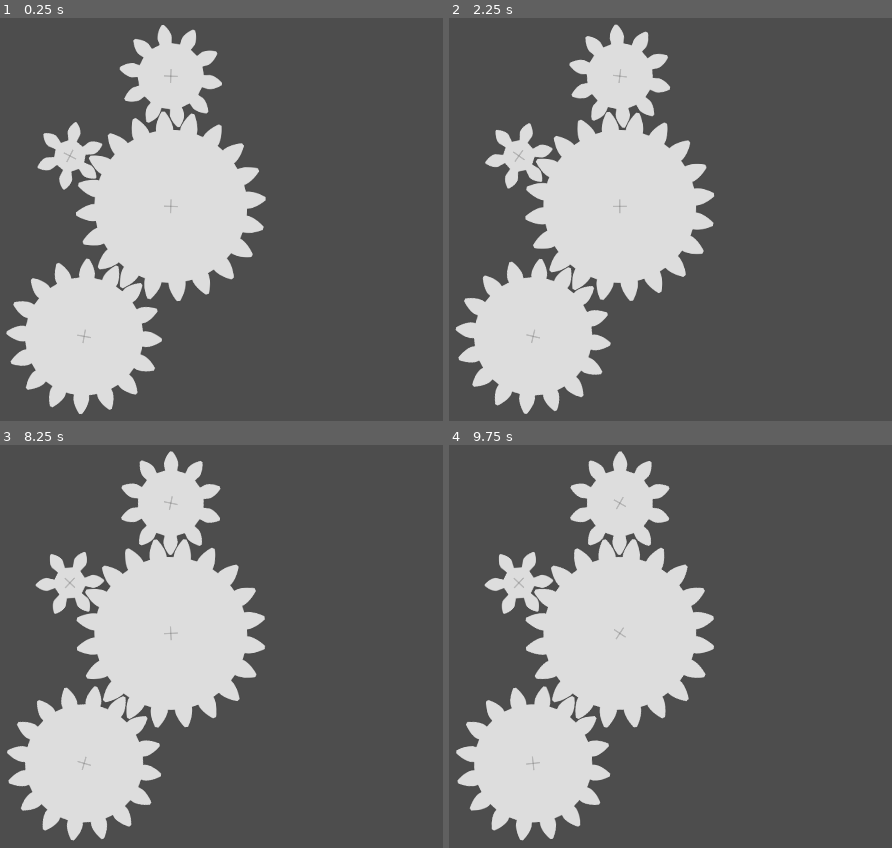
Above: before the commit, frames 1-4 (two rows, left to right).
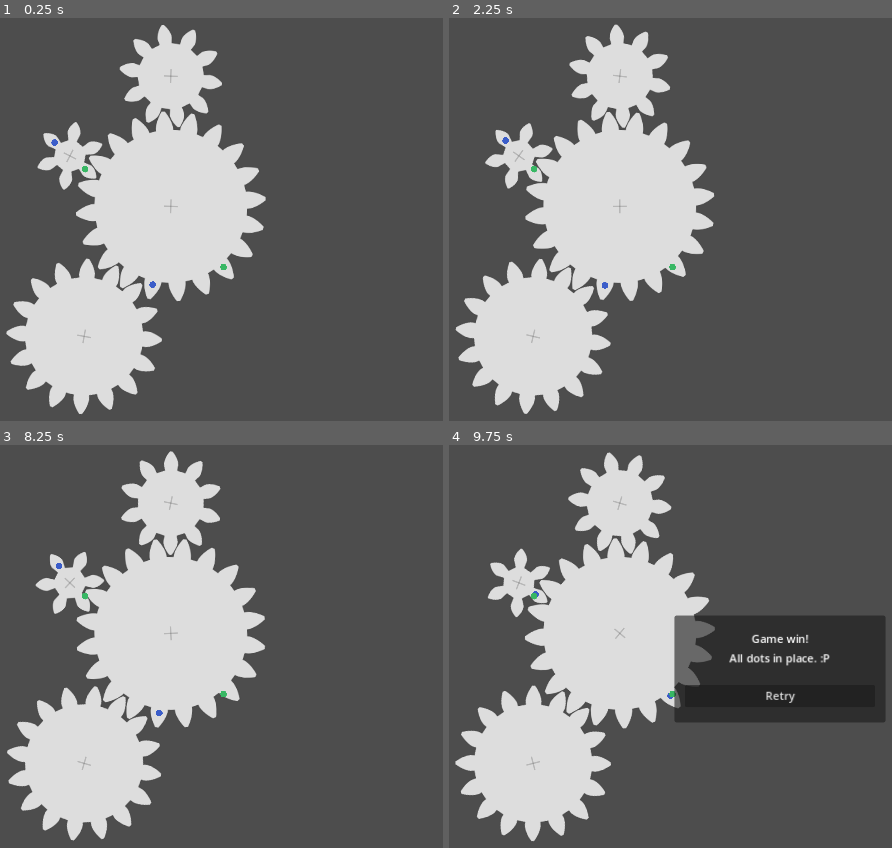
Above: after the commit, the same moments.

Repository: rockgem/yugen-gears
Game: Godot game, scene res://scenes/Main.tscn
Two runs of this game, one before a commit and one after it. Both use one fixed random seed, a clock stepped at 60 frames per second and the inputs below.
Inputs (mouse positions are in pixels of both pictures, inside the frame that each line leads up to):
- Up to frame 1 (0.25 s): no input
- Up to frame 2 (2.25 s): tap Enter at 0.5, 2 s; move the mouse to (741, 332) at 0.52 s; click (741, 332) at 0.67 s; tap Space at 1.25 s; move the mouse to (outside the picture) at 1.27 s; click (outside the picture) at 1.42 s; move the mouse to (542, 175) at 2.02 s; click (542, 175) at 2.17 s
- Up to frame 3 (8.25 s): tap Space at 2.75, 4.25 s; move the mouse to (372, 670) at 2.77 s; click (372, 670) at 2.92 s; tap Enter at 3.5 s; move the mouse to (212, 557) at 3.52 s; click (212, 557) at 3.67 s; move the mouse to (outside the picture) at 4.27 s; click (outside the picture) at 4.42 s; move the mouse to (172, 690) at 5.02 s; click (172, 690) at 5.17 s; move the mouse to (411, 569) at 5.77 s; click (411, 569) at 5.92 s; move the mouse to (292, 759) at 6.52 s; click (292, 759) at 6.67 s; move the mouse to (outside the picture) at 7.27 s; click (outside the picture) at 7.42 s; move the mouse to (93, 602) at 8.02 s; click (93, 602) at 8.17 s
- Up to frame 4 (9.75 s): move the mouse to (821, 670) at 8.77 s; click (821, 670) at 8.92 s; move the mouse to (661, 557) at 9.52 s; click (661, 557) at 9.67 s

The runs differ from the first frame. In frame 1, less than 0.1% of the frame differs, in the area x 11-52%, y 30-67%; in frame 2, less than 0.1%; in frame 3, less than 0.1%; in frame 4, 21%, in the area x 1-99%, y 1-99%.

Commit message:
fix offsets

Diff:
--- a/actors/Gear.gd
+++ b/actors/Gear.gd
@@ -21,7 +21,7 @@
 		if data.has('dot'):
 			for gear_data in data['dot']:
 				var dot = load("res://actors/Dot.tscn").instantiate()
-				dot.get_node('Sprite2D').position.x = data['container_dims'] / 2 - 16.0
+				dot.get_node('Sprite2D').position.x = data['container_dims'] / 2 + 4.0
 				dot.get_node('Sprite2D').position.y += gear_data['offset']
 
 				dot.rotation_degrees = (360 / data['n_teeth']) * gear_data['teeth_index']
--- a/reso/gear_input.json
+++ b/reso/gear_input.json
@@ -42,12 +42,12 @@
 	"dot": [
 		{
 		"color": "blue",
-		"offset": -10.0,
+		"offset": -8.0,
 		"teeth_index": 2
 		},
 		{
 		"color": "green",
-		"offset": -10.0,
+		"offset": -8.0,
 		"teeth_index": 5
 		}
 	]
--- a/scenes/Main.gd
+++ b/scenes/Main.gd
@@ -5,6 +5,8 @@
 
 
 func _ready() -> void:
+	ManagerGame.main_ref = self
+
 	ManagerGame.generate_imgs_and_data()
 
 	for gear in ManagerGame.final_json:
@@ -14,15 +16,15 @@
 		add_child(g)
 
 
-#func _physics_process(delta: float) -> void:
-	#var all_dots_in = true
-	#for dot in get_tree().get_nodes_in_group('Dot'):
-		#if dot.has_dot == false:
-			#all_dots_in = false
-			#break
-	#
-	#if all_dots_in:
-		#ManagerGame.game_win.emit()
+func _physics_process(delta: float) -> void:
+	var all_dots_in = true
+	for dot in get_tree().get_nodes_in_group('Dot'):
+		if dot.has_dot == false:
+			all_dots_in = false
+			break
+
+	if all_dots_in:
+		ManagerGame.game_win.emit()
 
 
 func get_data(path):
--- a/scenes/UI.gd
+++ b/scenes/UI.gd
@@ -12,6 +12,8 @@
 
 
 func _on_retry_pressed() -> void:
+	ManagerGame.clear_datas()
+
 	get_tree().paused = false
 
 	get_tree().change_scene_to_file("res://scenes/Main.tscn")
--- a/scripts/ManagerGame.gd
+++ b/scripts/ManagerGame.gd
@@ -103,6 +103,9 @@
 		#new_gear['width'] = gears_data[i]['w']
 
 		data[str(i)] = new_gear
+
+		if gears_data[i].has('dot'):
+			data[str(i)].merge(gears_data[i])
 
 	final_json = data
 
@@ -370,3 +373,10 @@
 		converting_svgs_to_pngs(i)
 
 	update_json_file()
+
+
+func clear_datas():
+	gears_data.clear()
+	gears.clear()
+	angles_dict.clear()
+	final_json.clear()
